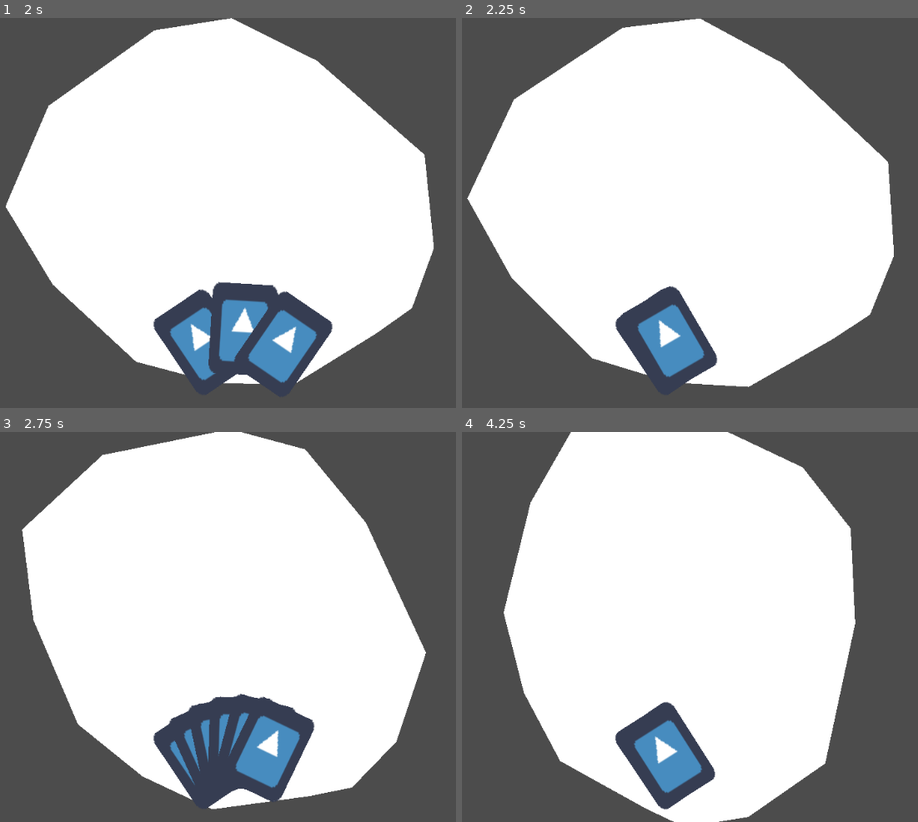
Above: before the commit, frames 1-4 (two rows, left to right).
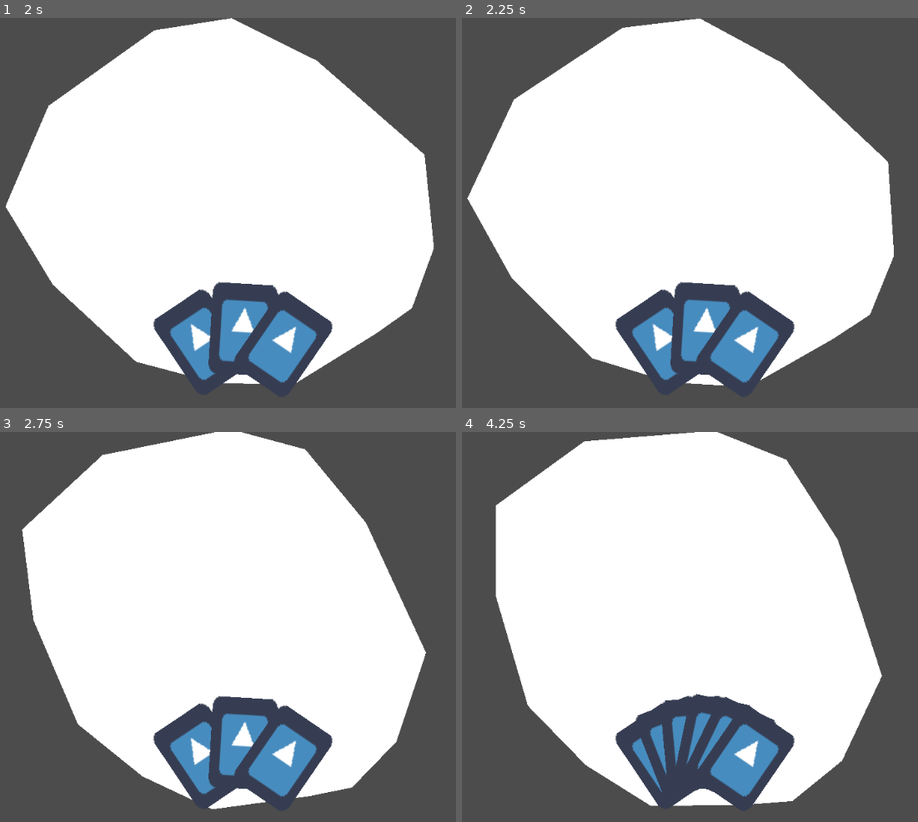
Above: after the commit, the same moments.

Repository: AbeVos/ggj-2022
Game: Godot game, scene res://Board.tscn
Same seed, same stepped clock (60 frames per second), same inputs: the game is played once before the commit and once after it. The engine's default icon, where the game draws it, is replaced by a stand-in: a white triangle on a blue panel in a dark square.
Inputs (mouse positions are in pixels of both pictures, inside the frame that each line leads up to):
- Up to frame 1 (2 s): move the mouse to (387, 193) at 0.52 s; click (387, 193) at 0.67 s; drag from (109, 232) to (209, 291) at 1.27 s
- Up to frame 2 (2.25 s): move the mouse to (767, 127) at 2.02 s; click (767, 127) at 2.17 s
- Up to frame 3 (2.75 s): no input
- Up to frame 4 (4.25 s): drag from (671, 705) to (503, 568) at 2.77 s; move the mouse to (904, 685) at 3.52 s; click (904, 685) at 3.67 s

Frame 1 is identical in both runs. In frame 2, 5.1% of the frame differs, in the area x 33-73%, y 67-95%; in frame 3, 3.7%; in frame 4, 13%, in the area x 7-93%, y 0-100%.

Commit message:
Fix action issue

Diff:
--- a/board.gd
+++ b/board.gd
@@ -23,28 +23,28 @@
         yield(tween, "tween_all_completed")
 
         angle = angle % (2 * sectors)
-        print(angle)
         emit_signal("new_angle", angle)
 
     emit_signal("rotation_complete")
 
 
 func single_rotation(clockwise: bool):
-    var angle = 360 / (2.0 * sectors)
+    var angle_degrees = 360 / (2.0 * sectors)
 
     if not clockwise:
-        angle = -angle
+        angle_degrees = -angle_degrees
 
     tween.interpolate_property(
         self, "rotation_degrees",
-        rotation_degrees, rotation_degrees + angle, rotation_duration,
+        rotation_degrees, rotation_degrees + angle_degrees, rotation_duration,
         Tween.TRANS_QUAD, Tween.EASE_IN_OUT)
     tween.start()
 
 
-func _on_Root_next_action(turn, player):
+func _on_Root_next_action(turn, _player):
     if turn == "rotate":
         rotate_board(1)
+
         yield(self, "rotation_complete")
 
         emit_signal("action_ended", turn, {})
--- a/cards/hand-card.gd
+++ b/cards/hand-card.gd
@@ -13,7 +13,7 @@
     $Area.visible = false
 
 
-func _on_Area_input_event(viewport, event, shape_idx):
+func _on_Area_input_event(_viewport, _event, _shape_idx):
     print(self)
 
     # TODO: Check if mouse is pressed and start dragging the card.
--- a/cards/hand.gd
+++ b/cards/hand.gd
@@ -16,7 +16,7 @@
 
 func draw_hand():
 	# Draw random cards.
-	for idx in range(cards_in_hand):
+	for _idx in range(cards_in_hand):
 		var card = draw_card()
 
 		var follower = PathFollow2D.new()
@@ -49,12 +49,12 @@
 
 
 func _on_Root_next_action(turn, player):
-	if player != 0:
-		emit_signal("action_ended", turn, {"skipped": true})
-		return
-
 	match turn:
 		"draw":
+			if player != 0:
+				emit_signal("action_ended", turn, {"skipped": true})
+				return
+
 			draw_hand()
 
 			yield(self, "cards_drawn")
--- a/turn-manager/turn-manager.gd
+++ b/turn-manager/turn-manager.gd
@@ -1,4 +1,6 @@
 extends Node
+
+const NEXT_ACTION_PRINT = "Next action %s, %s"
 
 signal next_action(turn, player)
 signal next_turn(player)
@@ -19,7 +21,11 @@
 	var action_idx = turn_actions.find(action, 0)
 
 	if current_action_idx != action_idx:
-		push_error("Incorrect action " + action + ". Something is wrong.")
+		push_error(
+			"Incorrect action "
+			+ action
+			+ ". Something is wrong. "
+			+ str(result))
 		return
 
 	# TODO: Handle result.
@@ -33,7 +39,9 @@
 	if current_action_idx >= len(turn_actions):
 		next_turn()
 	else:
-		print("Next action ", turn_actions[current_action_idx])
+		print(NEXT_ACTION_PRINT%[
+			turn_actions[current_action_idx],
+			current_player])
 		emit_signal(
 			"next_action", turn_actions[current_action_idx], current_player)
 
@@ -42,6 +50,7 @@
 	current_action_idx = -1
 	current_player = (current_player + 1) % num_players
 
+	print("Next turn ", current_player)
 	emit_signal("next_turn", current_player)
 
 	call_deferred("next_action")
